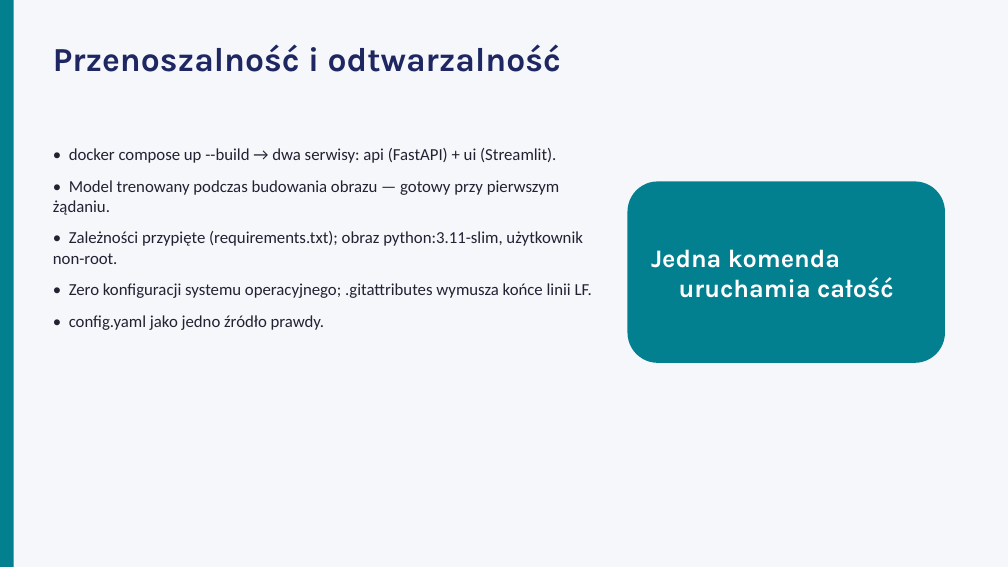
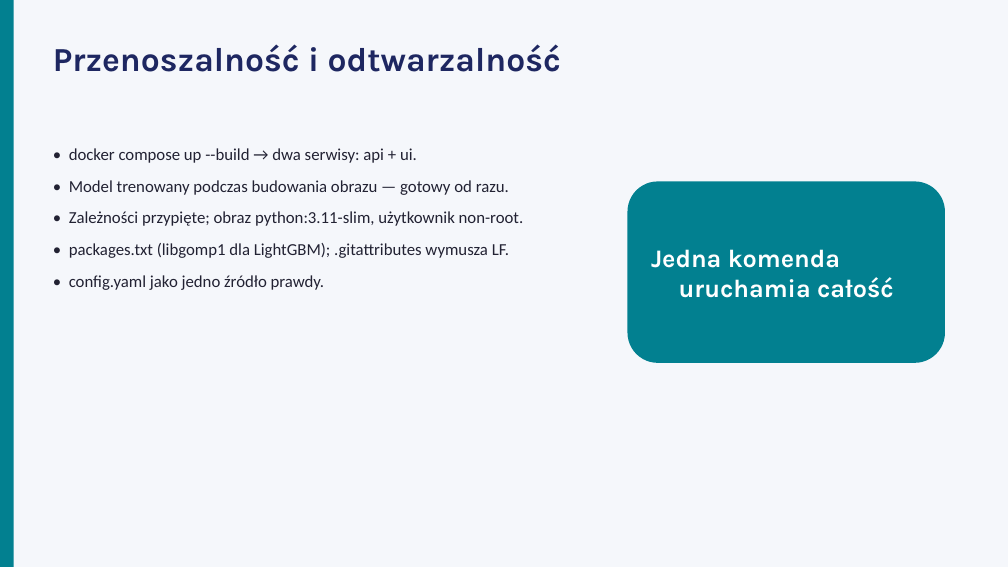
Before and after one commit to nimzoi/SUML-project, a slide deck: slide 8 of slides.pptx. Drawn at 1008x567 pixels with LibreOffice and Linux fonts; fonts in the diff are those of the drawing. Boxes give left, top, right and bottom in pixels: in the first picture for what was removed or moved away, otherwise in the second. Text is boxed around its words. In the diff, an @@ line names an element or a change of style, - is before the commit and + after.

```diff
--- a/slides.pptx
+++ b/slides.pptx
@@ text at [69,148,524,258]: text changed @@
-• docker compose up --build → dwa serwisy: api (FastAPI) + ui (Streamlit).
-• Model trenowany podczas budowania obrazu — gotowy przy pierwszym żądaniu.
-• Zależności przypięte (requirements.txt); obraz python:3.11-slim, użytkownik non-root.
-• Zero konfiguracji systemu operacyjnego; .gitattributes wymusza końce linii LF.
+• docker compose up --build → dwa serwisy: api + ui.
+• Model trenowany podczas budowania obrazu — gotowy od razu.
+• Zależności przypięte; obraz python:3.11-slim, użytkownik non-root.
+• packages.txt (libgomp1 dla LightGBM); .gitattributes wymusza LF.
```
Also in this commit, not shown: 7 other slides changed, 2 slides added, 2 slides removed, 8 other files.
